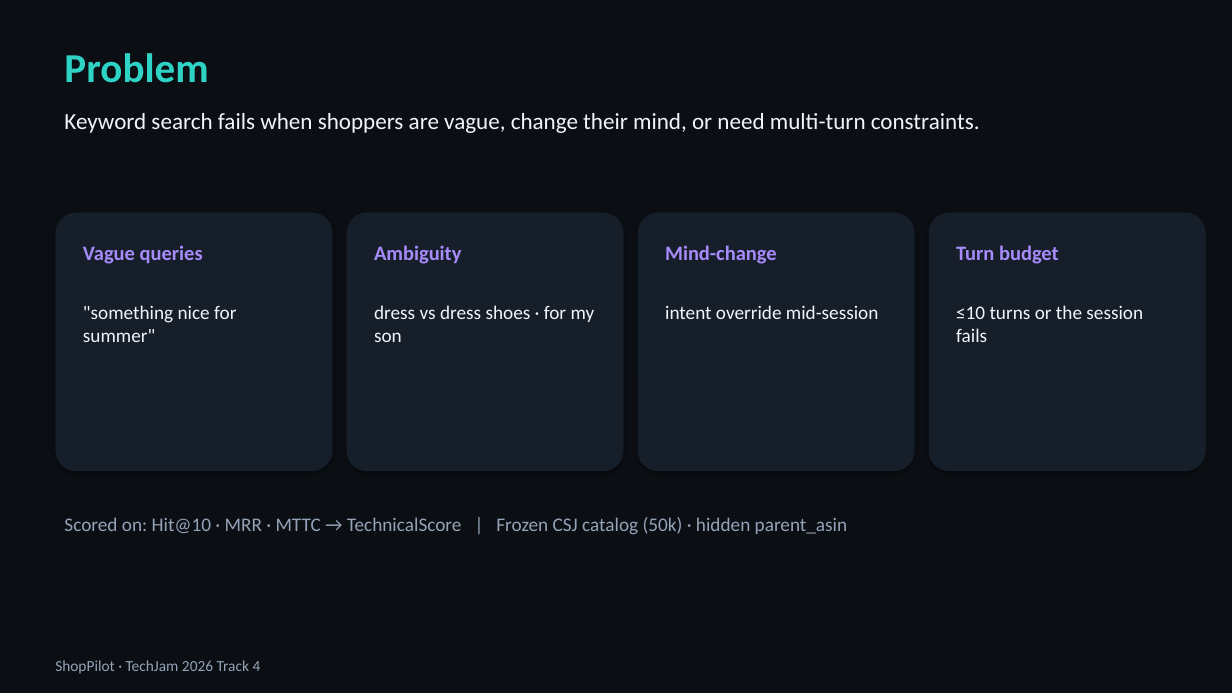
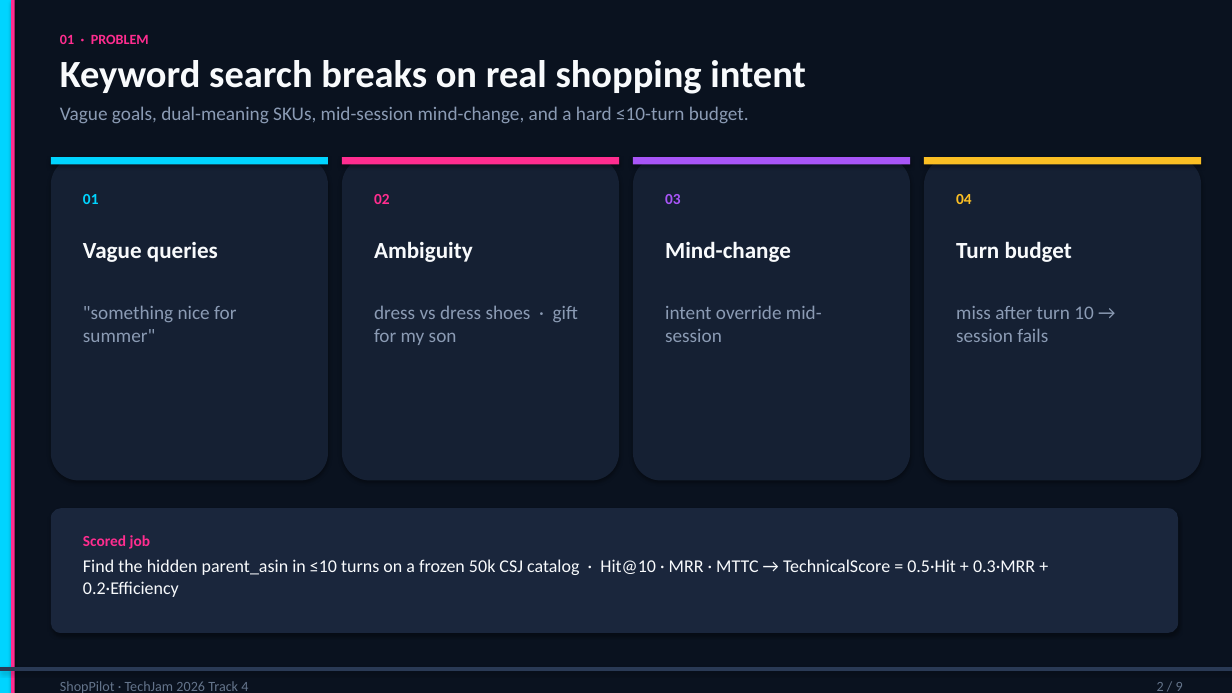
Before and after one commit to algorathem/techjam2026-shopping-copilot, a slide deck: slide 2 of docs/ShopPilot_Demo_Slides.pptx. Drawn at 1232x693 pixels with LibreOffice and Linux fonts; fonts in the diff are those of the drawing. Boxes give left, top, right and bottom in pixels: in the first picture for what was removed or moved away, otherwise in the second. Text is boxed around its words. In the diff, an @@ line names an element or a change of style, - is before the commit and + after.

Commit message:
Rebuild project deck in Astrid cyan/pink theme with live metrics.
Clear charts for BM25 vs ShopPilot and scenario Hit/MRR/MTTC; Tech 0.907 path.

```diff
--- a/docs/ShopPilot_Demo_Slides.pptx
+++ b/docs/ShopPilot_Demo_Slides.pptx
@@ background #0B0F14 to #0A121F @@
@@ rectangle added at (x1=0, y1=0, x2=11, y2=693), fill #00D4FF @@
@@ rectangle added at (x1=11, y1=0, x2=15, y2=693), fill #FF2D8F @@
@@ text at (x1=60, y1=34, x2=149, y2=44): text changed; size 32 to 11 pt; text colour #2ED3C6 to #FF2D8F @@
-Problem
+01 · PROBLEM
@@ text added at (x1=60, y1=60, x2=806, y2=94), 30 pt, text #F8FAFC, bold @@
+Keyword search breaks on real shopping intent
@@ text added at (x1=60, y1=106, x2=749, y2=124), 15 pt, text #8B9BB4 @@
+Vague goals, dual-meaning SKUs, mid-session mind-change, and a hard ≤10-turn budget.
@@ text removed at (x1=64, y1=113, x2=980, y2=133) @@
-Keyword search fails when shoppers are vague, change their mind, or need multi-turn constraints.
@@ rounded rectangle resized from (x1=347, y1=213, x2=624, y2=471) to (x1=51, y1=157, x2=328, y2=481) @@
@@ rectangle added at (x1=51, y1=157, x2=328, y2=165), fill #00D4FF @@
@@ rounded rectangle added at (x1=342, y1=157, x2=619, y2=481), fill #152033 @@
@@ rectangle added at (x1=342, y1=157, x2=619, y2=165), fill #FF2D8F @@
@@ rounded rectangle resized from (x1=638, y1=213, x2=915, y2=471) to (x1=633, y1=157, x2=910, y2=481) @@
@@ rectangle added at (x1=633, y1=157, x2=910, y2=165), fill #A855F7 @@
@@ fill #161E2A to #152033; proportions changed in 3 elements at (x1=51, y1=157, x2=328, y2=481), (x1=633, y1=157, x2=910, y2=481), (x1=924, y1=157, x2=1202, y2=481) @@
@@ rounded rectangle resized from (x1=929, y1=213, x2=1206, y2=471) to (x1=924, y1=157, x2=1202, y2=481) @@
@@ rectangle added at (x1=924, y1=157, x2=1202, y2=165), fill #FBBF24 @@
@@ text added at (x1=83, y1=194, x2=99, y2=204), 12 pt, text #00D4FF, bold @@
+01
@@ text added at (x1=374, y1=194, x2=390, y2=204), 12 pt, text #FF2D8F, bold @@
+02
@@ text added at (x1=665, y1=194, x2=681, y2=204), 12 pt, text #A855F7, bold @@
+03
@@ text added at (x1=956, y1=194, x2=972, y2=204), 12 pt, text #FBBF24, bold @@
+04
@@ rounded rectangle removed at (x1=55, y1=213, x2=333, y2=471) @@
@@ size 16 to 18 pt, text colour #A78BFA to #F8FAFC; less space between paragraphs in 4 elements at (x1=665, y1=241, x2=791, y2=262), (x1=83, y1=242, x2=218, y2=262), (x1=374, y1=241, x2=473, y2=262), (x1=956, y1=241, x2=1072, y2=262) @@
@@ text ""something nice for summer"" at (x1=83, y1=305, x2=236, y2=342): text colour #F1F5F9 to #8B9BB4; less space between paragraphs @@
@@ text "intent override mid-session" at (x1=665, y1=305, x2=822, y2=342): text colour #F1F5F9 to #8B9BB4; less space between paragraphs @@
@@ text at (x1=374, y1=305, x2=578, y2=345): text changed; text colour #F1F5F9 to #8B9BB4 @@
-dress vs dress shoes · for my son
+dress vs dress shoes · gift for my son
@@ text at (x1=956, y1=306, x2=1093, y2=342): text changed; text colour #F1F5F9 to #8B9BB4 @@
-≤10 turns or the session fails
+miss after turn 10 → session fails
@@ rounded rectangle added at (x1=51, y1=508, x2=1178, y2=633), fill #1A263C @@
@@ text at (x1=83, y1=535, x2=1035, y2=597): text changed; size 15 to 14 pt; text colour #94A3B8 to #F8FAFC @@
-Scored on: Hit@10 · MRR · MTTC → TechnicalScore | Frozen CSJ catalog (50k) · hidden parent_asin
+Scored job
+Find the hidden parent_asin in ≤10 turns on a frozen 50k CSJ catalog · Hit@10 · MRR · MTTC → TechnicalScore = 0.5·Hit + 0.3·MRR + 0.2·Efficiency
@@ rectangle added at (x1=0, y1=667, x2=1232, y2=671), fill #2A3A55 @@
@@ text "ShopPilot · TechJam 2026 Track ..." moved from (x1=55, y1=660, x2=261, y2=674) to (x1=60, y1=681, x2=248, y2=693) @@
@@ text "ShopPilot · TechJam 2026 Track ..." at (x1=60, y1=681, x2=248, y2=693): size 12 to 11 pt, text colour #94A3B8 to #64748B; less space between paragraphs @@
@@ text added at (x1=1157, y1=682, x2=1183, y2=691), 11 pt, text #64748B @@
+2 / 9
```
Also in this commit, not shown: 2 other slides changed, 6 slides added, 5 slides removed, 1 other file.
